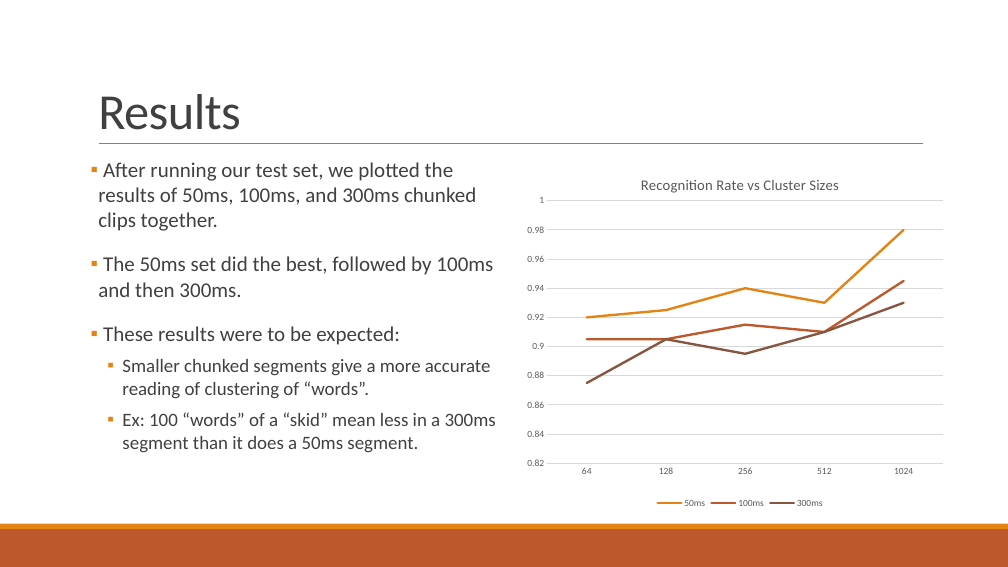
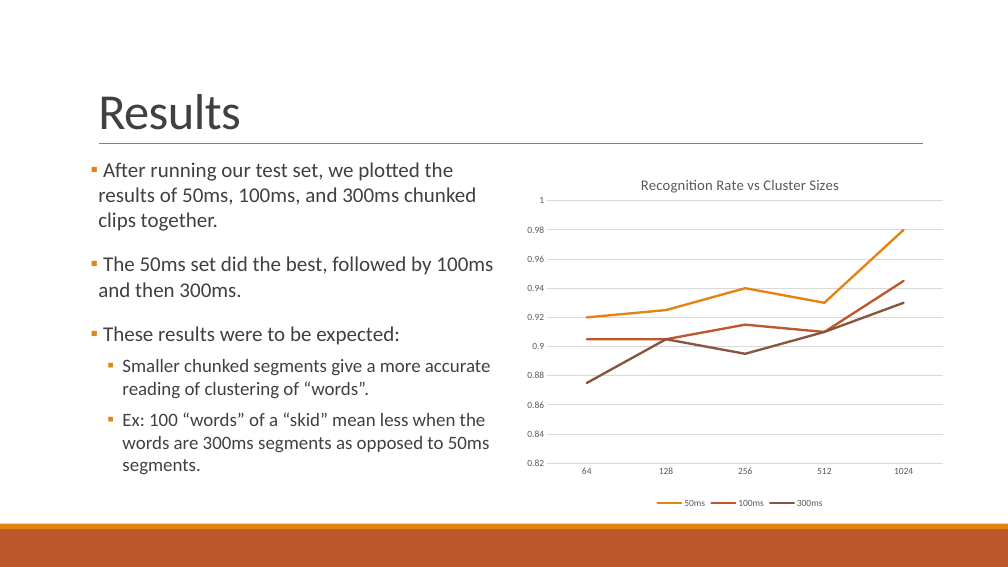
Before and after one commit to crabtreej/CrashAudioClassifier, a slide deck: slide 10 of AI_2_Presentation.pptx. Drawn at 1008x567 pixels with LibreOffice and Linux fonts; fonts in the diff are those of the drawing. Boxes give left, top, right and bottom in pixels: in the first picture for what was removed or moved away, otherwise in the second. Text is boxed around its words. In the diff, an @@ line names an element or a change of style, - is before the commit and + after.

Commit message:
Added some text to the powerpoint

```diff
--- a/AI_2_Presentation.pptx
+++ b/AI_2_Presentation.pptx
@@ text at (122,412,490,475): text changed @@
-  ▪ Ex: 100 “words” of a “skid” mean less in a 300ms segment than it does a 50ms segment.
+  ▪ Ex: 100 “words” of a “skid” mean less when the words are 300ms segments as opposed to 50ms segments.
```
Also in this commit, not shown: 1 other slide changed.
